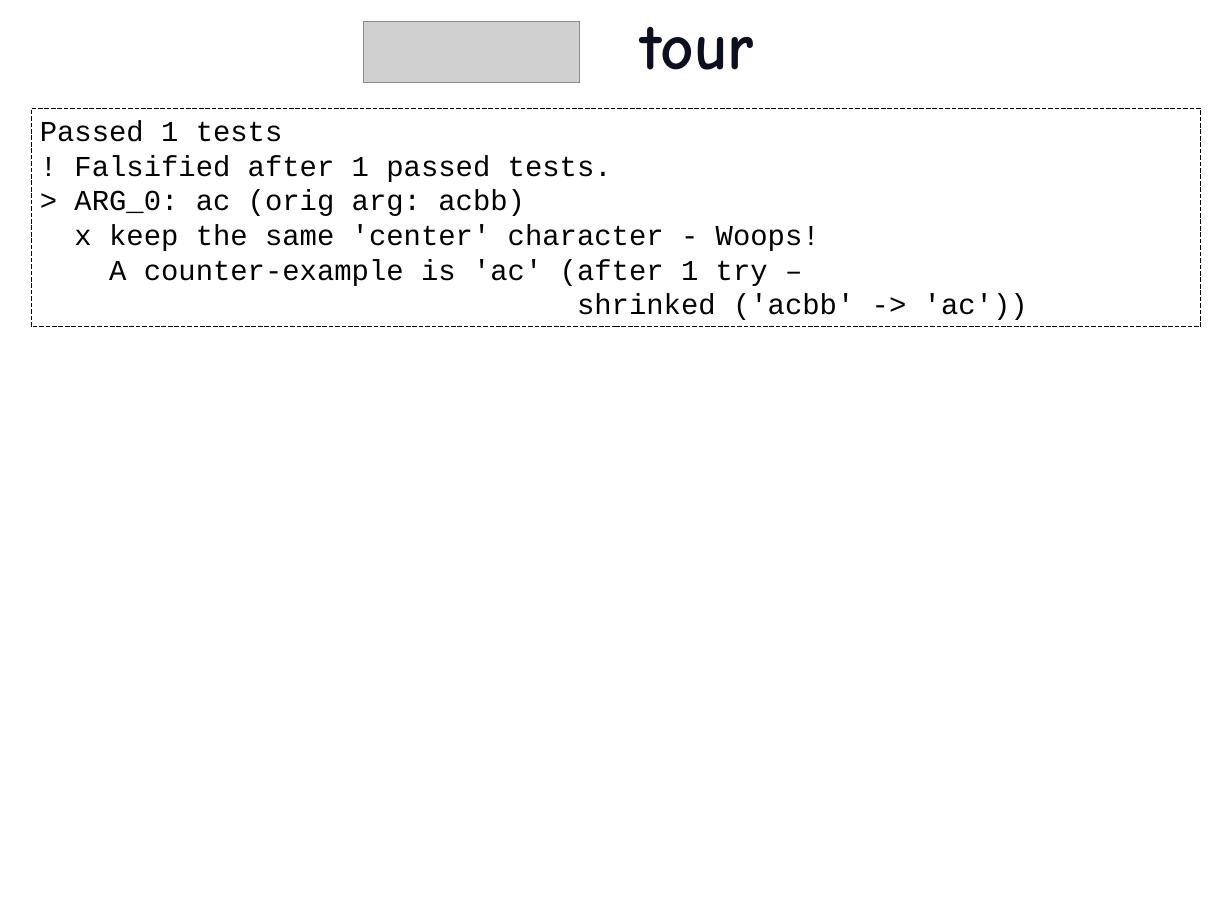
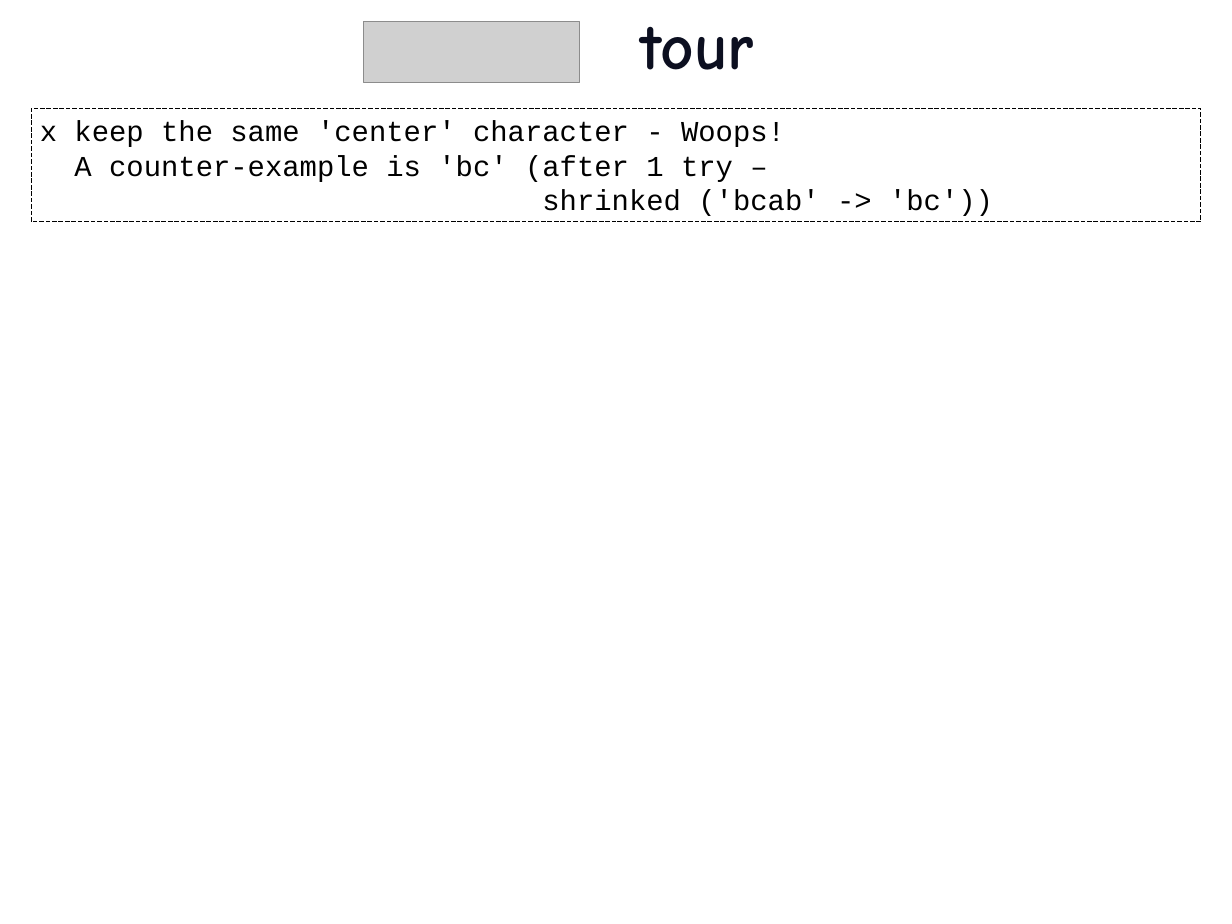
Before and after one commit to etorreborre/oscon-2010, a slide deck: slide 16 of src/main/resources/oscon_2010_specs.pptx (slide 13 before the commit). Drawn at 1232x924 pixels with LibreOffice and Linux fonts; fonts in the diff are those of the drawing; grey boxes stand for pictures; background and template pictures are left out. Boxes give left, top, right and bottom in pixels: in the first picture for what was removed or moved away, otherwise in the second. Text is boxed around its words. In the diff, an @@ line names an element or a change of style, - is before the commit and + after.

Commit message:
added more slides to introduce the specs tour slides

```diff
--- a/src/main/resources/oscon_2010_specs.pptx
+++ b/src/main/resources/oscon_2010_specs.pptx
@@ rectangle "x keep the same 'center' ...": place and size @@
-rectangle "x keep the same 'center' ..." at (31,108,1201,327)
+rectangle "x keep the same 'center' ..." at (31,108,1201,222)
@@ text in rectangle at (40,120,612,216): paragraphs removed @@
-Passed 1 tests
-! Falsified after 1 passed tests.
-> ARG_0: ac (orig arg: acbb)
@@ text in rectangle at (74,155,993,216): text changed @@
-A counter-example is 'ac' (after 1 try –
-shrinked ('acbb' -> 'ac'))
+A counter-example is 'bc' (after 1 try –
+shrinked ('bcab' -> 'bc'))
```
Also in this commit, not shown: 1 other slide changed, 3 slides added, 1 other file.
